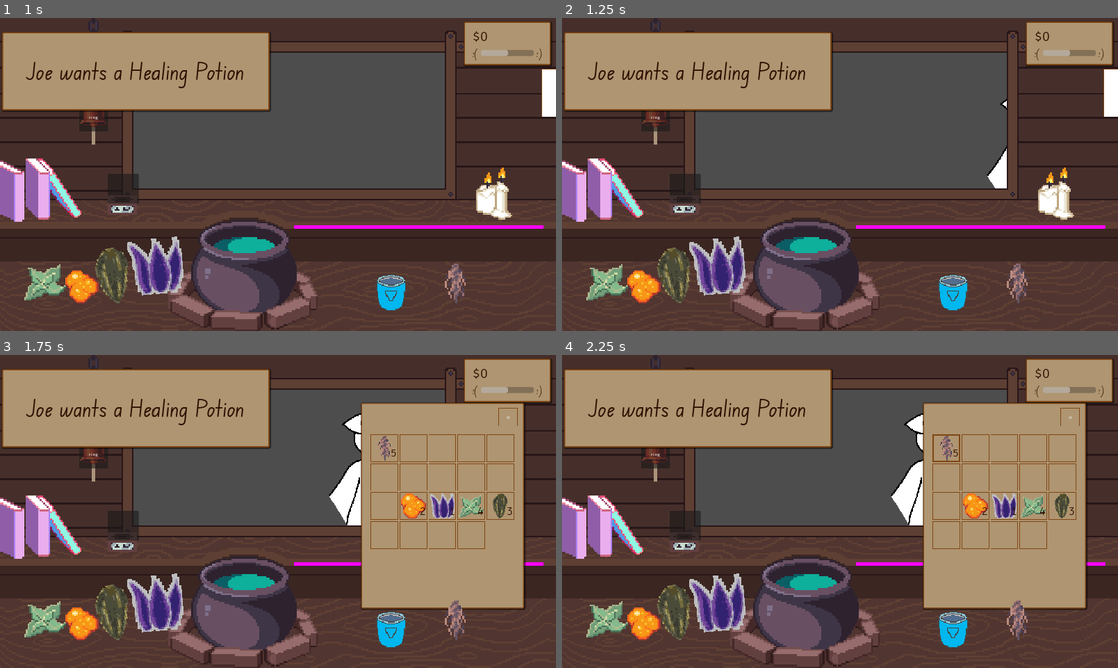
Above: before the commit, frames 1-4 (two rows, left to right).
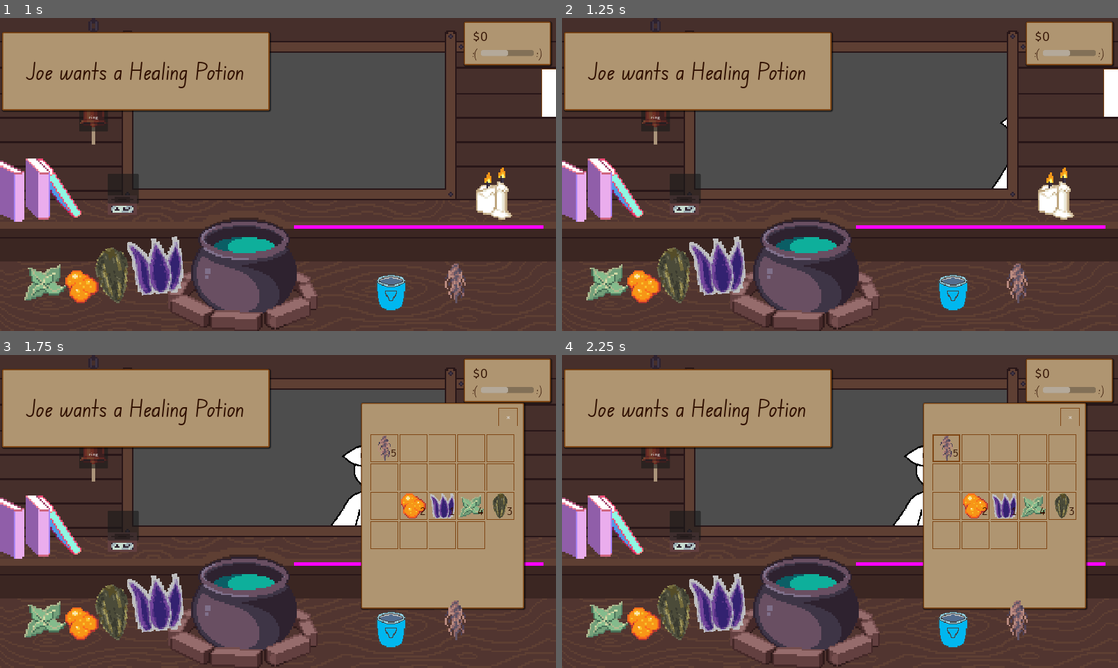
Above: after the commit, the same moments.

Repository: HuskyGameDev/2024s-team3
Game: Godot game, scene res://Scenes/UI/Title.tscn
Same seed, same stepped clock (60 frames per second), same inputs: the game is played once before the commit and once after it.
Inputs (mouse positions are in pixels of both pictures, inside the frame that each line leads up to):
- Up to frame 1 (1 s): click "Start" at 0.5 s
- Up to frame 2 (1.25 s): no input
- Up to frame 3 (1.75 s): click (550, 430) at 1.25 s
- Up to frame 4 (2.25 s): click (945, 448) at 2 s

Frame 1 is identical in both runs. In frame 2, 0.3% of the frame differs, in the area x 76-80%, y 25-55%; in frame 3, 0.9%, in the area x 59-65%, y 18-55%; in frame 4, 0.9%.

Commit message:
make customer lower on the screen

Diff:
--- a/Scripts/spawnCustomers.gd
+++ b/Scripts/spawnCustomers.gd
@@ -18,7 +18,7 @@
 
 var outWalkSpeed # start walking out from a standstill but not with constant acceleration, change speed when walking out
 const customerStartLocation = (Vector2(1200,200))
-var customerEndLocation = (Vector2(400,60))
+var customerEndLocation = (Vector2(400,170))
 var customerWalkOutLocation = (Vector2(-650, 150))
 
 var sizeOfCustomers = 3
